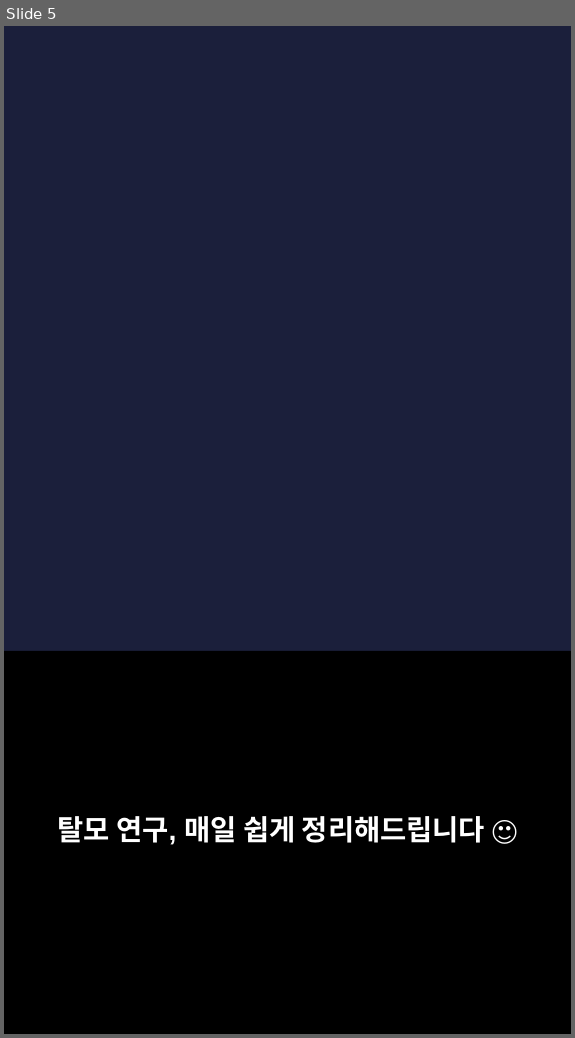
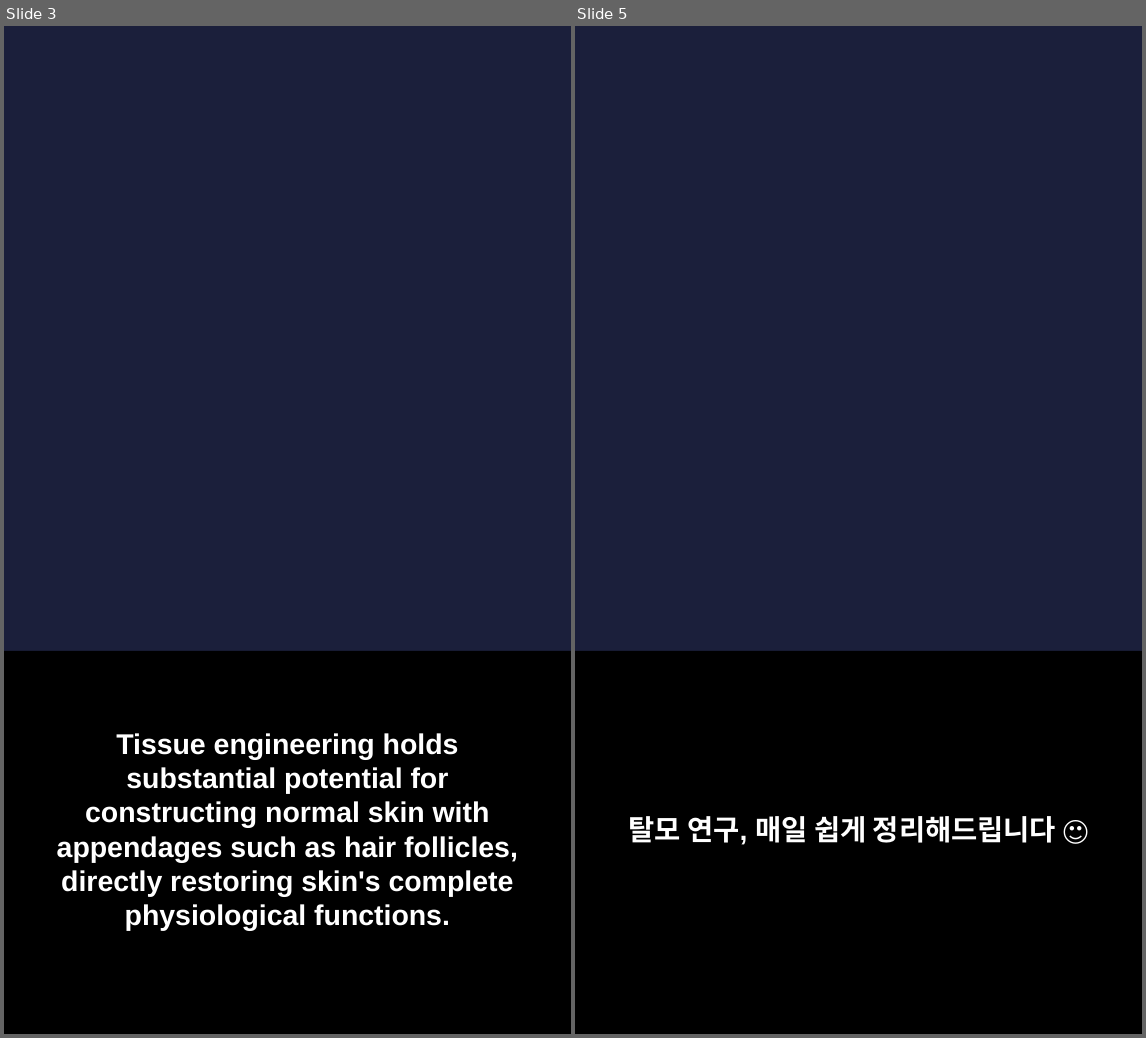
Before and after one commit to hyokang2010-BJ-ANTH/product-builder-test, a slide deck: pwa/data/latest/slides.pptx. Shown side by side, each under a label of ours: slide 5 before the commit, slides 3 and 5 after it; the slides between them are not shown. The pictures are 575x1038 and 1146x1038 pixels, drawn with LibreOffice and Linux fonts; fonts in the diff are those of the drawing; background and template pictures are left out. Boxes give left, top, right and bottom in pixels: in the first picture for what was removed or moved away, otherwise in the second. Text is boxed around its words. In the diff, an @@ line names an element or a change of style, - is before the commit and + after.

```diff
--- a/pwa/data/latest/slides.pptx
+++ b/pwa/data/latest/slides.pptx
@@ slide 3 added at bbox=[4, 26, 571, 1034], background picture (left out) @@
@@ rectangle added at bbox=[4, 651, 571, 1033], fill #000000 @@
@@ text added at bbox=[57, 733, 518, 931], 22 pt, text #FFFFFF, bold @@
+Tissue engineering holds substantial potential for constructing normal skin with appendages such as hair follicles, directly restoring skin's complete physiological functions.
```
Also in this commit, not shown: 2 slides changed, 4 other slides added, 5 slides removed, 26 other files.
